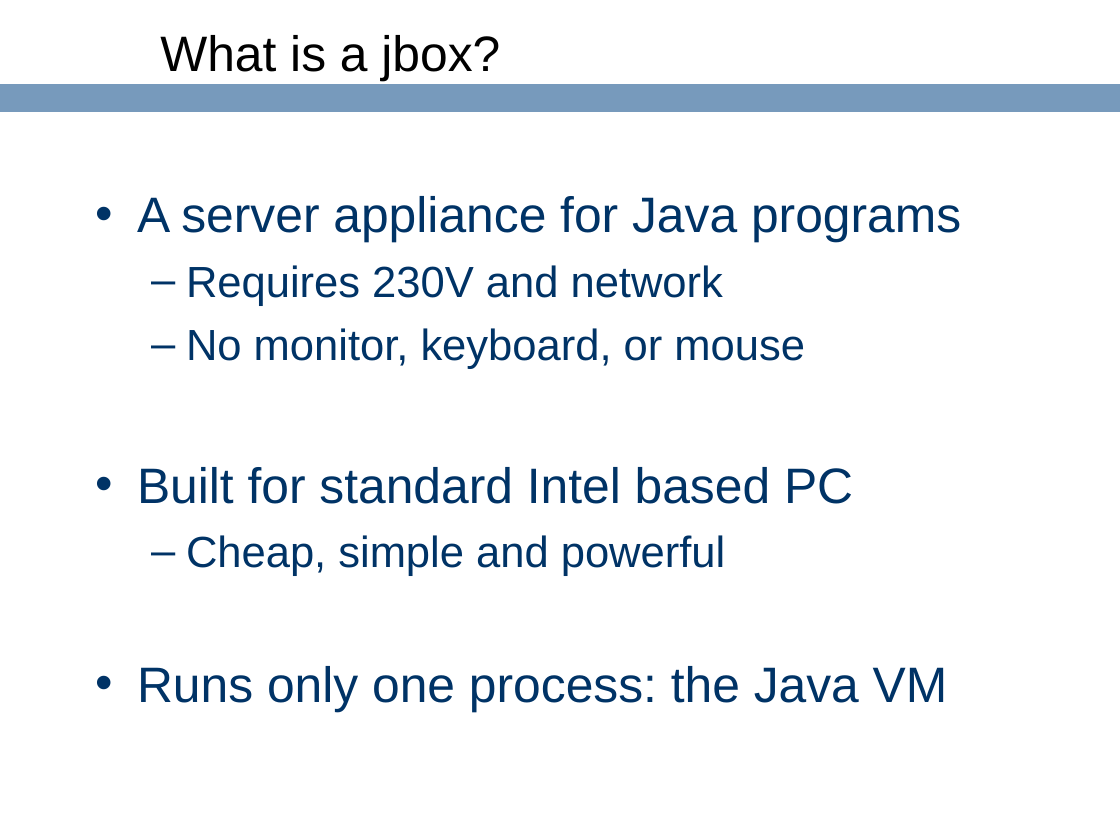
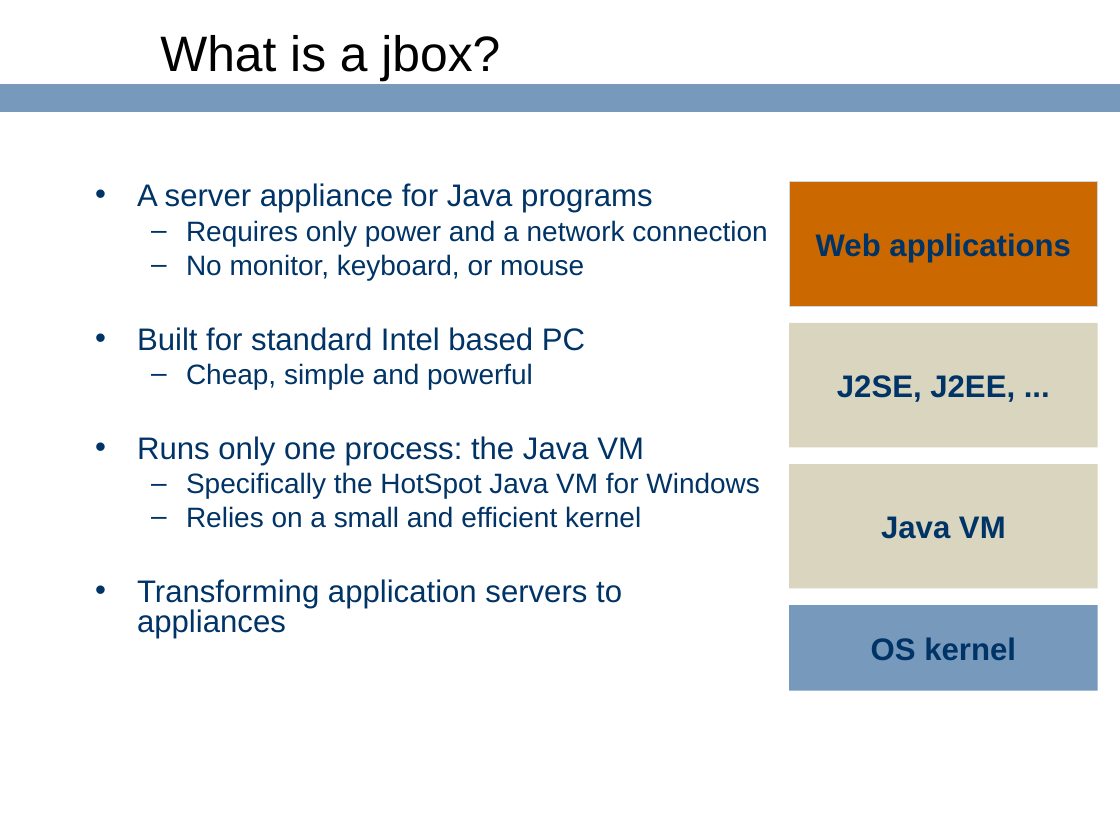
Before and after one commit to ringgaard/sanos, a slide deck: slide 3 of doc/jbox-jaoo.ppt. Drawn at 1120x840 pixels with LibreOffice and Linux fonts; fonts in the diff are those of the drawing; background and template pictures are left out. Boxes give left, top, right and bottom in pixels: in the first picture for what was removed or moved away, otherwise in the second. Text is boxed around its words. In the diff, an @@ line names an element or a change of style, - is before the commit and + after.

```diff
--- a/doc/jbox-jaoo.ppt
+++ b/doc/jbox-jaoo.ppt
@@ text at [137, 183, 653, 465]: size 32 to 20 pt in "A server appliance for Java programs", "Built for standard Intel based PC", "Runs only one process: the Java VM"; size 28 to 18 pt in "No monitor, keyboard, or mouse", "Cheap, simple and powerful"; line spacing 1 to 0.8; less space between paragraphs @@
@@ rectangle added at [790, 181, 1099, 306], fill #CC6800, outline #CCD8DE 0.74 pt, 20 pt, text #003366, bold @@
+Web applications
@@ text at [186, 220, 767, 246]: text changed; size 28 to 18 pt @@
-  – Requires 230V and network
+  – Requires only power and a network connection
@@ rectangle added at [790, 323, 1099, 447], fill #D9D5BE, 20 pt, text #003366, bold @@
+J2SE, J2EE, ...
@@ text at [137, 472, 760, 638]: paragraphs added @@
+  – Specifically the HotSpot Java VM for Windows
+  – Relies on a small and efficient kernel
+• Transforming application servers to appliances
@@ rectangle added at [790, 464, 1099, 588], fill #D9D5BE, 20 pt, text #003366, bold @@
+Java VM
@@ rectangle added at [790, 605, 1099, 690], fill #779ABC, 20 pt, text #003366, bold @@
+OS kernel
```
Also in this commit, not shown: 4 other slides changed, 7 slides added, 4 slides removed.
